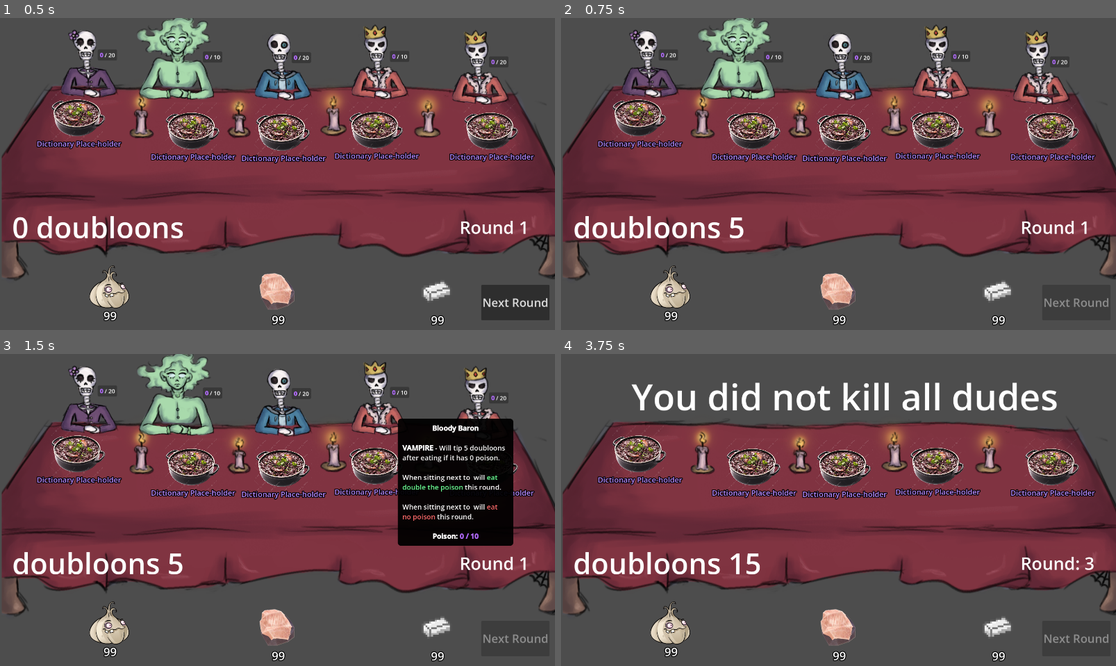
Above: before the commit, frames 1-4 (two rows, left to right).
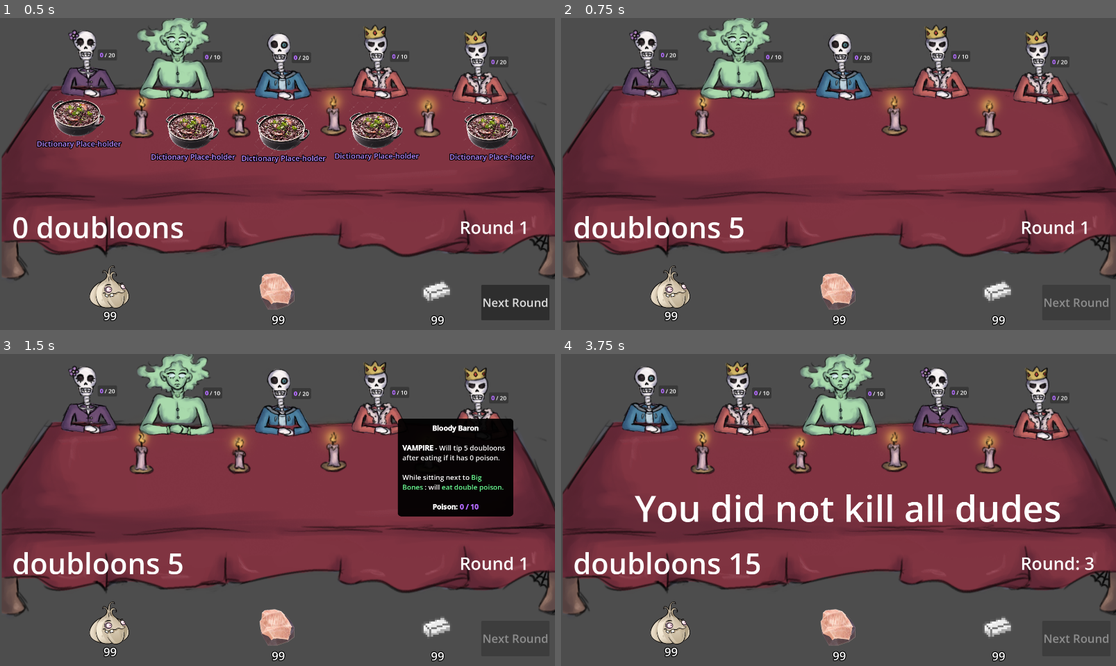
Above: after the commit, the same moments.

Repository: Henrique-Baumegger/godot-fims_food
Game: Godot game, scene res://scripts_and_scenes/main/main.tscn
Two runs of this game, one before a commit and one after it. Both use one fixed random seed, a clock stepped at 60 frames per second and the inputs below.
Inputs (mouse positions are in pixels of both pictures, inside the frame that each line leads up to):
- Up to frame 1 (0.5 s): no input
- Up to frame 2 (0.75 s): click "Next Round" at 0.5 s
- Up to frame 3 (1.5 s): tap Enter at 1.25 s; move the mouse to (382, 400) at 1.27 s; click (382, 400) at 1.35 s
- Up to frame 4 (3.75 s): click "Next Round" at 2 s; tap Space at 2.75 s; move the mouse to (738, 394) at 2.77 s; click (738, 394) at 2.85 s; click "Next Round" at 3.5 s

Frame 1 is identical in both runs. In frame 2, 5.5% of the frame differs, in the area x 6-97%, y 24-47%; in frame 3, 6.9%; in frame 4, 16%, in the area x 6-97%, y 0-54%.

Commit message:
relations

Diff:
--- a/scripts_and_scenes/customer/customer.gd
+++ b/scripts_and_scenes/customer/customer.gd
@@ -5,8 +5,14 @@
 var food_this_round : Food = null # Should be assigned by game loop each round
 var dead : bool = false
 var identity_name : String
-var likes : String
-var hates : String
+
+var is_lover : bool
+var is_hater : bool
+var loved_name : String
+var hated_name : String
+var left_customer : Customer = null
+var right_customer : Customer = null
+
 var percentage_probability_mult_kill_you : float = 0.333
 
 
@@ -59,7 +65,23 @@
 
 
 func eat_food() -> void:
-	current_poison += food_this_round.ingredients_present[client_type + "_poison"]
+	var is_seating_next_to_hated : bool = is_hater and \
+	((left_customer != null and left_customer.identity_name == hated_name )or \
+	(right_customer != null and right_customer.identity_name == hated_name))
+
+	var is_seating_next_to_loved : bool = is_lover and \
+	((left_customer != null and left_customer.identity_name == loved_name )or \
+	(right_customer != null and right_customer.identity_name == loved_name))
+
+	var potential_love_multiplier = 1
+
+	if is_seating_next_to_loved:
+		potential_love_multiplier = 2
+
+	if not is_seating_next_to_hated:
+		current_poison += potential_love_multiplier * food_this_round.ingredients_present[client_type + "_poison"]
+
+	food_this_round.queue_free()
 	food_this_round = null
 
 
@@ -67,10 +89,11 @@
 
 #region func tool_tip_text() -> String:
 func tool_tip_text() -> String:
-	var identity_part = "[center][b]"+identity_name+"[/b][/center]"
+	var identity_part = "[center][b]" + identity_name + "[/b][/center]"
 	if dead:
-		identity_part = "[center][img=64]res://art/enviroment/gravestone good.png[/img][b][color=#8a8a8a] "+identity_name+" [/color][/b][img=64]res://art/enviroment/gravestone good.png[/img][/center]"
-	var type_description
+		identity_part = "[center][img=64]res://art/enviroment/gravestone good.png[/img][b][color=#8a8a8a] " + identity_name + " [/color][/b][img=64]res://art/enviroment/gravestone good.png[/img][/center]"
+
+	var type_description: String = ""
 	if client_type == "skeleton":
 		type_description = "[b]SKELETON[/b] — Doubles its poison every round end."
 	elif client_type == "vampire":
@@ -78,22 +101,28 @@
 	elif client_type == "ghost":
 		type_description = "[b]GHOST[/b] - Will tip 10 doubloons before eating if dead."
 
+	var lover_line := ""
+	if is_lover:
+		lover_line = "\nWhile sitting next to [color=#6bff95]" + loved_name + "[/color] : will [color=#6bff95]eat double poison.[/color]\n"
+
+	var hater_line := ""
+	if is_hater:
+		hater_line = "\nWhile sitting next to [color=#ff6b6b]" + hated_name + "[/color] : will [color=#ff6b6b]not eat.[/color]\n"
+
 	var description := """{identity_part}
 
 {type_description}
-
-When sitting next to [color=#6bff95]{likes}[/color] will [color=#6bff95]eat double the poison[/color] this round.
-
-When sitting next to [color=#ff6b6b]{hates}[/color] will [color=#ff6b6b]eat no poison[/color] this round.
-
+{lover_line}{hater_line}
 [center][b]Poison: [color=#b36bff]{current_poison} / {max_poison}[/color][/b][/center]
 """.format({
-	"likes": likes,
-	"hates": hates,
-	"current_poison": current_poison,
-	"type_description": type_description,
-	"max_poison": max_poison,
-	"identity_part": identity_part
-})
+		"current_poison": current_poison,
+		"type_description": type_description,
+		"max_poison": max_poison,
+		"identity_part": identity_part,
+		"lover_line": lover_line,
+		"hater_line": hater_line,
+	})
+
 	return description
+
 #endregion
--- a/scripts_and_scenes/main/main.gd
+++ b/scripts_and_scenes/main/main.gd
@@ -41,8 +41,9 @@
 		get_tree().call_group("round_dependers", "assign_food")
 		get_tree().call_group("round_dependers", "finish_round")
 		lose_the_day_check()
+		next_round.disabled = true
+		await get_tree().create_timer(time_between_days).timeout
 		get_tree().call_group("round_dependers", "finish_day")
-		next_round.disabled = true
 		await get_tree().create_timer(time_between_days).timeout
 		next_round.disabled = false
 		get_tree().call_group("round_dependers", "start_day")
--- a/scripts_and_scenes/main/main.tscn
+++ b/scripts_and_scenes/main/main.tscn
@@ -57,19 +57,19 @@
 
 [node name="YouDieLabel" type="Label" parent="." unique_id=1284491248]
 visible = false
-offset_left = 548.0
-offset_top = 447.0
-offset_right = 1468.0
-offset_bottom = 769.0
+offset_left = 577.0
+offset_top = 529.0
+offset_right = 1497.0
+offset_bottom = 851.0
 theme_override_font_sizes/font_size = 125
 text = "You were killed"
 
 [node name="EndOfDayLose" type="Label" parent="." unique_id=934299594]
 visible = false
-offset_left = 244.0
-offset_top = 61.0
-offset_right = 1719.0
-offset_bottom = 260.0
+offset_left = 255.0
+offset_top = 447.0
+offset_right = 1730.0
+offset_bottom = 646.0
 theme_override_font_sizes/font_size = 125
 text = "You did not kill all dudes"
 
--- a/scripts_and_scenes/table/table.gd
+++ b/scripts_and_scenes/table/table.gd
@@ -2,10 +2,10 @@
 class_name Table
 
 
+var table_size = 5
 var list_of_foods_this_round : Array[Food]
 var clients_of_the_day : Array[Customer]
 var client_positions_of_this_round : Array[Customer]
-var table_size = 5
 
 @onready var food_1_position: Marker2D = $FoodPositions/Food1Position
 @onready var food_2_position: Marker2D = $FoodPositions/Food2Position
@@ -27,6 +27,7 @@
 
 func start_day() -> void:
 	new_set_of_customers()
+	set_new_customer_relations()
 
 
 func finish_day() -> void:
@@ -35,6 +36,7 @@
 func start_round() -> void:
 	new_round_of_food()
 	shuffle_customers()
+	set_left_and_rights_of_customers()
 
 
 func new_round_of_food() -> void:
@@ -46,8 +48,6 @@
 		food_5_position
 	]
 
-	for f in list_of_foods_this_round:
-		f.queue_free()
 	list_of_foods_this_round.clear()
 
 	for i in range(table_size):
@@ -81,3 +81,26 @@
 	for i in range(table_size):
 		var c: Customer = client_positions_of_this_round[i]
 		c.position = customer_markers[i].position
+
+
+func set_left_and_rights_of_customers() -> void:
+	client_positions_of_this_round[0].right_customer = client_positions_of_this_round[1]
+	client_positions_of_this_round[4].left_customer = client_positions_of_this_round[3]
+	for i in range(1, table_size-1):
+		client_positions_of_this_round[i].right_customer = client_positions_of_this_round[i-1]
+		client_positions_of_this_round[i].left_customer = client_positions_of_this_round[i+1]
+
+
+func set_new_customer_relations() -> void:
+	var customers_for_relations : Array[Customer]
+	customers_for_relations = clients_of_the_day.duplicate()
+	customers_for_relations.erase(customers_for_relations.pick_random())
+	customers_for_relations.shuffle()
+	customers_for_relations[0].is_lover = true
+	customers_for_relations[1].is_lover = true
+	customers_for_relations[0].loved_name = customers_for_relations[1].identity_name
+	customers_for_relations[1].loved_name = customers_for_relations[0].identity_name
+	customers_for_relations[2].is_hater = true
+	customers_for_relations[3].is_hater = true
+	customers_for_relations[2].hated_name = customers_for_relations[3].identity_name
+	customers_for_relations[3].hated_name = customers_for_relations[2].identity_name
